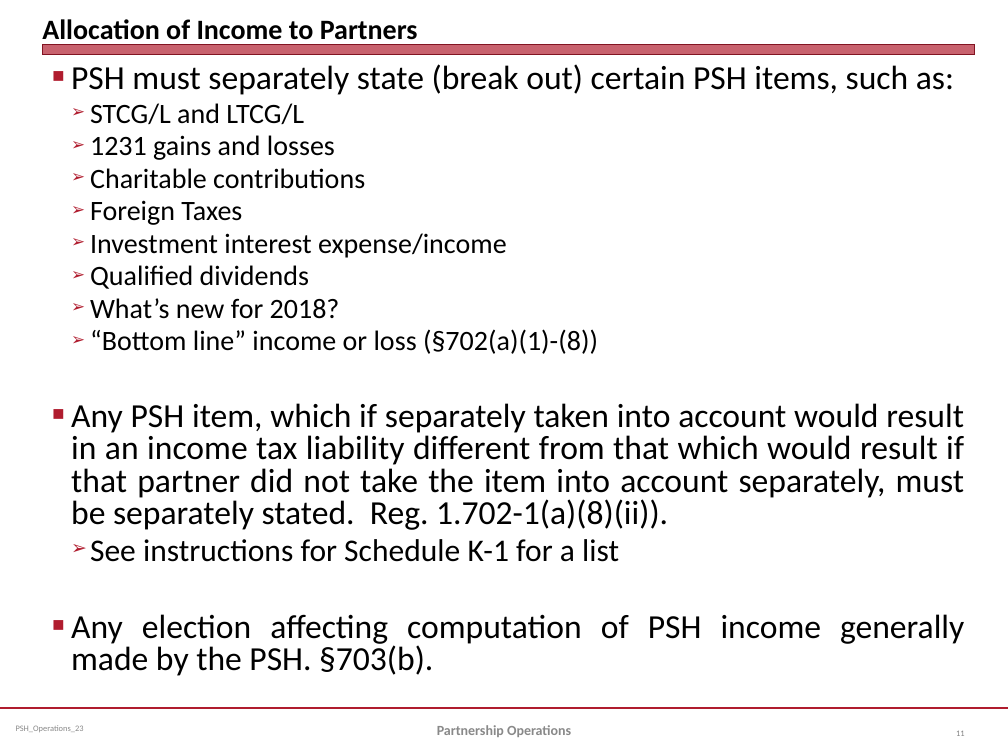
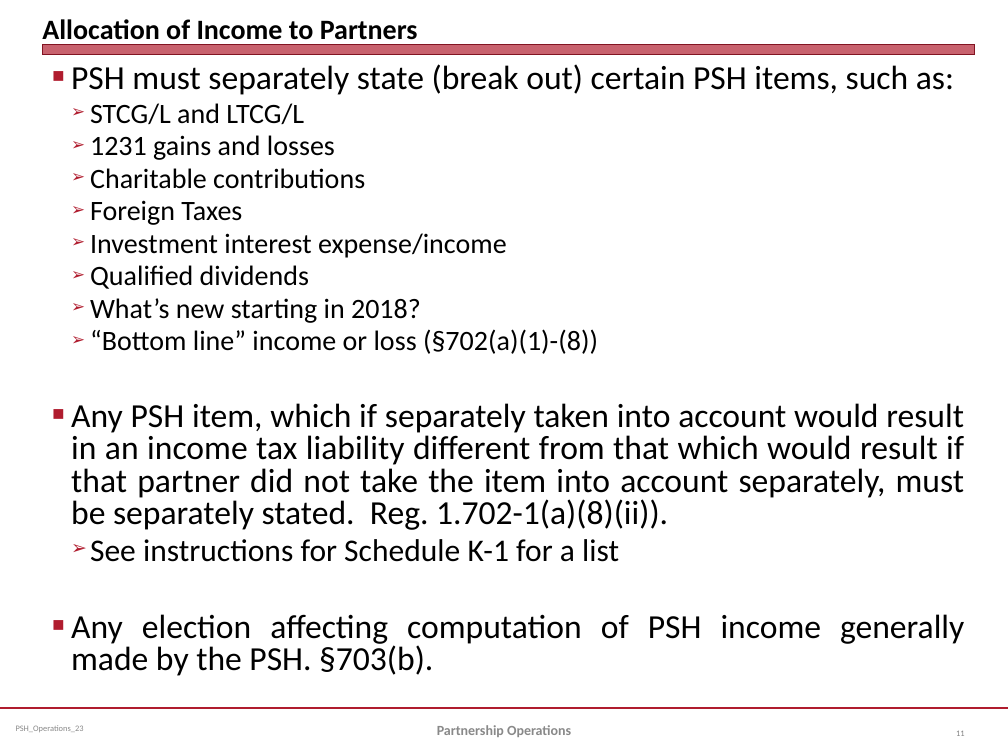
Before and after one commit to jmc877/Partnership-Tax, a slide deck: slide 11 of slides/PSH_Operations_23.pptx. Drawn at 1008x756 pixels with LibreOffice and Linux fonts; fonts in the diff are those of the drawing. Boxes give left, top, right and bottom in pixels: in the first picture for what was removed or moved away, otherwise in the second. Text is boxed around its words. In the diff, an @@ line names an element or a change of style, - is before the commit and + after.

```diff
--- a/slides/PSH_Operations_23.pptx
+++ b/slides/PSH_Operations_23.pptx
@@ text at <box>90,298,421,323</box>: text changed @@
-  ➢ What’s new for 2018?
+  ➢ What’s new starting in 2018?
```
Also in this commit, not shown: 4 other slides changed, 4 other files.
